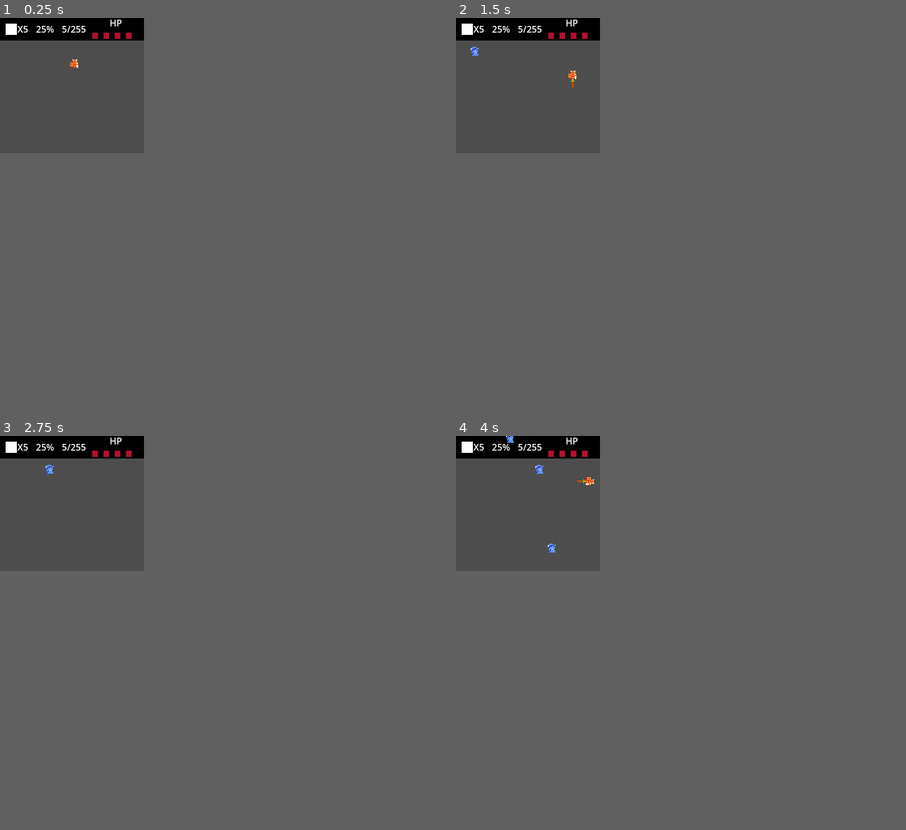
Above: before the commit, frames 1-4 (two rows, left to right).
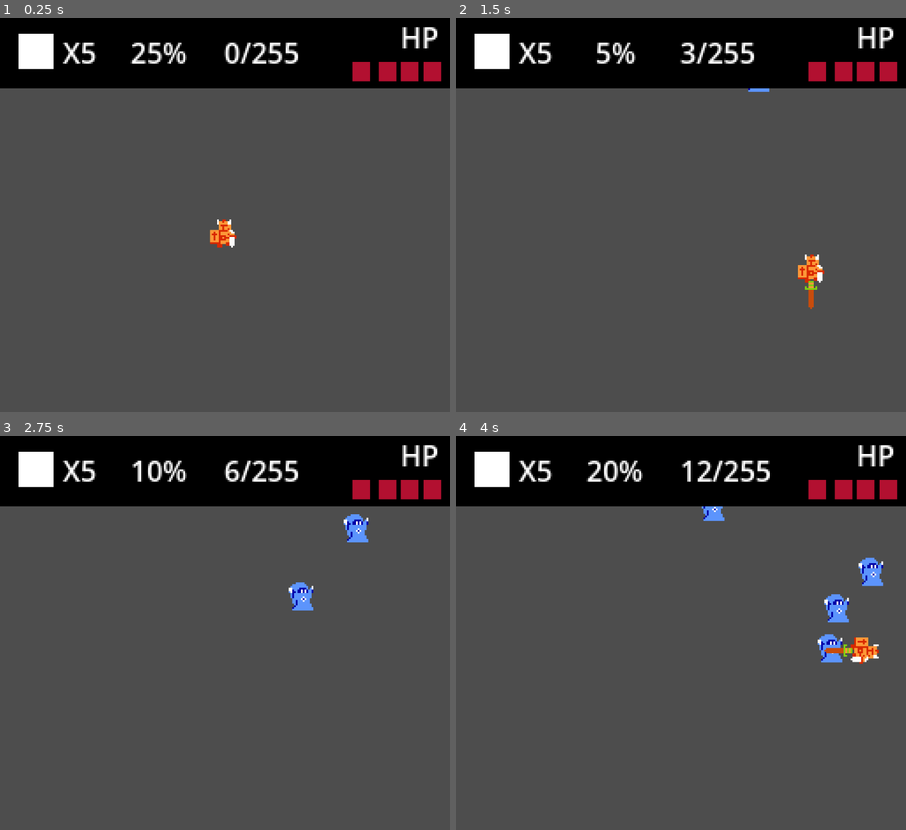
Above: after the commit, the same moments.

Repository: PyramidHead01/Pyramid_Survivor
Game: Godot game, scene res://Scenes/juego.tscn
The game is run twice, just before and just after one commit, with the same random seed, the same clock (stepped at 60 frames per second) and the same inputs.
Inputs:
- Up to frame 1 (0.25 s): no input
- Up to frame 2 (1.5 s): tap Enter (ui_accept) at 0.5, 0.77 s; hold Right (ui_right) 0.53-1.28 s; hold Down (ui_down) from 1.28 s (still down)
- Up to frame 3 (2.75 s): tap Enter (ui_accept) at 1.52 s; release Down (ui_down) at 2.03 s; hold Right (ui_right) from 2.03 s (still down)
- Up to frame 4 (4 s): release Right (ui_right) at 2.78 s; hold Up (ui_up) 2.78-3.53 s; tap Enter (ui_accept) at 3.02, 3.77 s; hold Left (ui_left) from 3.53 s (still down)
In our replay, the window is 256x240 before the commit and 800x700 after it. These sizes can differ from the game's own. Grey fills any space a smaller window leaves; there, only what the larger window draws over its background counts as a difference.

The runs differ from the first frame. In frame 1, 17% of the frame differs, in the area x 0-100%, y 0-59%; in frame 2, 17%; in frame 3, 17%; in frame 4, 18%, in the area x 0-100%, y 0-58%.

Commit message:
Terminado limite enemigos y porcentaje

Diff:
--- a/Pyramid Survivor/Scenes/enemigo.tscn
+++ b/Pyramid Survivor/Scenes/enemigo.tscn
@@ -9,6 +9,7 @@
 size = Vector2(25, 25)
 
 [node name="Enemigo" type="CharacterBody2D"]
+scale = Vector2(4, 4)
 script = ExtResource("1_1fcu7")
 
 [node name="Sprite2D" type="Sprite2D" parent="."]
--- a/Pyramid Survivor/Scenes/interfaz_superior.tscn
+++ b/Pyramid Survivor/Scenes/interfaz_superior.tscn
@@ -1,6 +1,7 @@
-[gd_scene load_steps=4 format=3 uid="uid://b0loh22ayo73"]
+[gd_scene load_steps=5 format=3 uid="uid://b0loh22ayo73"]
 
 [ext_resource type="Texture2D" uid="uid://coenipalidsgb" path="res://Sprites/piexelNegro.png" id="1_1i2jk"]
+[ext_resource type="Script" path="res://Scripts/interfaz_superior.gd" id="1_eduuo"]
 [ext_resource type="Texture2D" uid="uid://cxu6n1lprtvnu" path="res://Sprites/Place_Holders/placeholder_calavera.png" id="2_x2bwi"]
 [ext_resource type="Texture2D" uid="uid://dw01088ij367y" path="res://Sprites/Place_Holders/placeholder_vida.png" id="3_rg76w"]
 
@@ -11,85 +12,96 @@
 anchor_bottom = 1.0
 grow_horizontal = 2
 grow_vertical = 2
+script = ExtResource("1_eduuo")
 
-[node name="TextureRect" type="TextureRect" parent="."]
+[node name="Fondo" type="TextureRect" parent="."]
 layout_mode = 0
-offset_right = 256.0
-offset_bottom = 40.0
+offset_right = 1024.0
+offset_bottom = 160.0
 texture = ExtResource("1_1i2jk")
 
-[node name="Calavera" type="Node" parent="TextureRect"]
+[node name="Calavera" type="Node" parent="."]
 
-[node name="Label" type="Label" parent="TextureRect/Calavera"]
-offset_left = 21.0
-offset_right = 61.0
+[node name="Label" type="Label" parent="Calavera"]
+offset_left = 103.0
+offset_right = 143.0
 offset_bottom = 40.0
+scale = Vector2(4, 4)
 text = "X5"
 horizontal_alignment = 1
 vertical_alignment = 1
 
-[node name="TextureRect" type="TextureRect" parent="TextureRect/Calavera"]
-offset_left = 10.0
-offset_top = 10.0
-offset_right = 30.0
-offset_bottom = 30.0
+[node name="TextureRect" type="TextureRect" parent="Calavera"]
+offset_left = 42.0
+offset_top = 36.0
+offset_right = 62.0
+offset_bottom = 56.0
+scale = Vector2(4, 4)
 texture = ExtResource("2_x2bwi")
 
-[node name="Porcentaje" type="Label" parent="TextureRect"]
+[node name="Porcentaje" type="Label" parent="."]
 layout_mode = 0
-offset_left = 61.0
-offset_right = 101.0
+offset_left = 285.0
+offset_right = 325.0
 offset_bottom = 40.0
+scale = Vector2(4, 4)
 text = "25%"
 horizontal_alignment = 1
 vertical_alignment = 1
 
-[node name="Memoria" type="Label" parent="TextureRect"]
-offset_left = 110.0
-offset_right = 153.0
+[node name="Memoria" type="Label" parent="."]
+layout_mode = 0
+offset_left = 510.0
+offset_right = 553.0
 offset_bottom = 40.0
+scale = Vector2(4, 4)
 text = "5/255
 "
 horizontal_alignment = 1
 vertical_alignment = 1
 
-[node name="Vida" type="Node" parent="TextureRect"]
+[node name="Vida" type="Node" parent="."]
 
-[node name="Vida_Label" type="Label" parent="TextureRect/Vida"]
-offset_left = 185.0
-offset_top = -11.0
-offset_right = 228.0
-offset_bottom = 29.0
+[node name="Vida_Label" type="Label" parent="Vida"]
+offset_left = 871.0
+offset_top = -35.0
+offset_right = 914.0
+offset_bottom = 5.0
+scale = Vector2(4, 4)
 text = "HP"
 horizontal_alignment = 1
 vertical_alignment = 1
 
-[node name="Vida_Sprite" type="Node" parent="TextureRect/Vida"]
+[node name="Vida_Sprite" type="Node" parent="Vida"]
 
-[node name="Vida_Sprite_01" type="TextureRect" parent="TextureRect/Vida/Vida_Sprite"]
-offset_left = 164.0
-offset_top = 26.0
-offset_right = 174.0
-offset_bottom = 37.0
+[node name="Vida_Sprite_01" type="TextureRect" parent="Vida/Vida_Sprite"]
+offset_left = 802.0
+offset_top = 100.0
+offset_right = 812.0
+offset_bottom = 111.0
+scale = Vector2(4, 4)
 texture = ExtResource("3_rg76w")
 
-[node name="Vida_Sprite_02" type="TextureRect" parent="TextureRect/Vida/Vida_Sprite"]
-offset_left = 184.0
-offset_top = 26.0
-offset_right = 194.0
-offset_bottom = 37.0
+[node name="Vida_Sprite_02" type="TextureRect" parent="Vida/Vida_Sprite"]
+offset_left = 862.0
+offset_top = 100.0
+offset_right = 872.0
+offset_bottom = 111.0
+scale = Vector2(4, 4)
 texture = ExtResource("3_rg76w")
 
-[node name="Vida_Sprite_03" type="TextureRect" parent="TextureRect/Vida/Vida_Sprite"]
-offset_left = 204.0
-offset_top = 26.0
-offset_right = 214.0
-offset_bottom = 37.0
+[node name="Vida_Sprite_03" type="TextureRect" parent="Vida/Vida_Sprite"]
+offset_left = 912.0
+offset_top = 100.0
+offset_right = 922.0
+offset_bottom = 111.0
+scale = Vector2(4, 4)
 texture = ExtResource("3_rg76w")
 
-[node name="Vida_Sprite_04" type="TextureRect" parent="TextureRect/Vida/Vida_Sprite"]
-offset_left = 224.0
-offset_top = 26.0
-offset_right = 234.0
-offset_bottom = 37.0
+[node name="Vida_Sprite_04" type="TextureRect" parent="Vida/Vida_Sprite"]
+offset_left = 964.0
+offset_top = 100.0
+offset_right = 974.0
+offset_bottom = 111.0
+scale = Vector2(4, 4)
 texture = ExtResource("3_rg76w")
--- a/Pyramid Survivor/Scenes/juego.tscn
+++ b/Pyramid Survivor/Scenes/juego.tscn
@@ -6,11 +6,12 @@
 [ext_resource type="Script" path="res://Scripts/spawn_enemigo.gd" id="4_tf83g"]
 
 [node name="Juego" type="Node2D"]
+script = ExtResource("1_770qy")
 
 [node name="VariablesComunes" type="Node" parent="."]
-script = ExtResource("1_770qy")
 
 [node name="Player" parent="." instance=ExtResource("1_5awbe")]
+position = Vector2(510, 490)
 
 [node name="Spawner" type="Timer" parent="."]
 autostart = true
@@ -18,5 +19,9 @@
 
 [node name="InterfazSuperior" parent="." instance=ExtResource("4_7v2fb")]
 
-[connection signal="hit" from="VariablesComunes" to="Player" method="_on_variables_comunes_hit"]
+[node name="PorcentajeOleada" type="Timer" parent="."]
+autostart = true
+
+[connection signal="hit" from="." to="Player" method="_on_juego_hit"]
 [connection signal="timeout" from="Spawner" to="Spawner" method="_on_timeout"]
+[connection signal="timeout" from="PorcentajeOleada" to="." method="_on_porcentaje_oleada_timeout"]
--- a/Pyramid Survivor/Scenes/player.tscn
+++ b/Pyramid Survivor/Scenes/player.tscn
@@ -8,6 +8,7 @@
 
 [node name="Player" type="CharacterBody2D"]
 position = Vector2(133, 81)
+scale = Vector2(4, 4)
 script = ExtResource("1_gftd7")
 
 [node name="Sprite2D" type="Sprite2D" parent="."]
--- a/Pyramid Survivor/Scripts/Player.gd
+++ b/Pyramid Survivor/Scripts/Player.gd
@@ -28,5 +28,5 @@
 		$Espada.show()
 		$Espada/TiempoEspada.start()
 
-func _on_variables_comunes_hit():
+func _on_juego_hit():
 	print("Mueltooooooooooooo")
--- a/Pyramid Survivor/Scripts/enemigo.gd
+++ b/Pyramid Survivor/Scripts/enemigo.gd
@@ -7,8 +7,8 @@
 func _on_area_2d_body_entered(body):
 	if(body.get("name")=="Player"):
 		VariablesComunes.danoPlayer()
+		VariablesComunes.matarEnemigo()
 		queue_free()
-
 
 func _physics_process(delta):
 
--- a/Pyramid Survivor/Scripts/espada.gd
+++ b/Pyramid Survivor/Scripts/espada.gd
@@ -2,13 +2,10 @@
 
 #Activado espada
 func _on_tiempo_espada_timeout():
-	print("Ya no da;o")
 	hide()
 
 
 func _on_body_entered(body):
-	print(body)
-
 	if(body.get("name")=="Enemigo"):
 		body.queue_free()
-		print("DANAOOASDOASDOIASD")
+		VariablesComunes.matarEnemigo()
--- /dev/null
+++ b/Pyramid Survivor/Scripts/interfaz_superior.gd
@@ -0,0 +1,11 @@
+extends Control
+
+
+# Called when the node enters the scene tree for the first time.
+func _ready():
+	pass # Replace with function body.
+
+
+# Called every frame. 'delta' is the elapsed time since the previous frame.
+func _process(delta):
+	$Memoria.text = str(VariablesComunes.enemigos_cant)+"/255"
--- a/Pyramid Survivor/Scripts/spawn_enemigo.gd
+++ b/Pyramid Survivor/Scripts/spawn_enemigo.gd
@@ -4,14 +4,4 @@
 var enemigo_base = preload("res://Scenes/enemigo.tscn")
 
 func _on_timeout():
-
-	#Creamos una posicion aleatoria
-	var rng = RandomNumberGenerator.new()
-	rng.randomize()
-	var pos_x = rng.randi_range(0, 256)
-	var pos_y = rng.randi_range(0, 240)
-
-	#Instanciamos un enemigo, se hace hijo, y se pone en una pos random
-	var enemigo = enemigo_base.instantiate()
-	add_child(enemigo)
-	enemigo.position = Vector2(pos_x,pos_y)
+	VariablesComunes.nuevoEnemigo(enemigo_base)
--- a/Pyramid Survivor/Scripts/variables_comunes.gd
+++ b/Pyramid Survivor/Scripts/variables_comunes.gd
@@ -1,14 +1,30 @@
-extends Node
+extends Node2D
 
 var posicion_player = Vector2(0,0)
 
-var vel_player = 100
-var vel_enemigo = 50
+#Velocidades
+var vel_player = 400
+var vel_enemigo = 200
 
+#Vida Player
 var vida_player_max = 6
 var vida_player = vida_player_max
 
+#Senales
 signal hit
+
+#Total enemigos
+var max_enemigos = 255
+var enemigos_cant = 0
+var enemigo_ind = 3
+
+#Porcentaje
+var porcentaje_actual = 0
+var porcentaje_x_seg = 5
+
+func _process(delta):
+	if max_enemigos < enemigos_cant:
+		print("MUERTE")
 
 func danoPlayer():
 	emit_signal("hit")
@@ -18,3 +34,28 @@
 
 func muertePlayer():
 	print("fin")
+
+func nuevoEnemigo(enemigo_base):
+	#Creamos una posicion aleatoria
+	var rng = RandomNumberGenerator.new()
+	rng.randomize()
+	var pos_x = rng.randi_range(0, 984)
+	var pos_y = rng.randi_range(0, 960)
+
+	#Instanciamos un enemigo, se hace hijo, y se pone en una pos random
+	var enemigo = enemigo_base.instantiate()
+	add_child(enemigo)
+	enemigo.position = Vector2(pos_x,pos_y)
+
+	#Aumentamos limite
+	enemigos_cant+=enemigo_ind
+
+func matarEnemigo():
+	enemigos_cant-=enemigo_ind
+
+
+func _on_porcentaje_oleada_timeout():
+	porcentaje_actual+=porcentaje_x_seg
+	$InterfazSuperior/Porcentaje.text=str(porcentaje_actual)+"%"
+	if porcentaje_actual >= 100:
+		print("FIN OLEADA")
--- a/Pyramid Survivor/project.godot
+++ b/Pyramid Survivor/project.godot
@@ -21,8 +21,8 @@
 
 [display]
 
-window/size/viewport_width=256
-window/size/viewport_height=240
+window/size/viewport_width=1024
+window/size/viewport_height=896
 
 [rendering]
 
Not shown, changed: .~lock.informe_progreso.ods#
Not shown, changed: informe_progreso.ods
